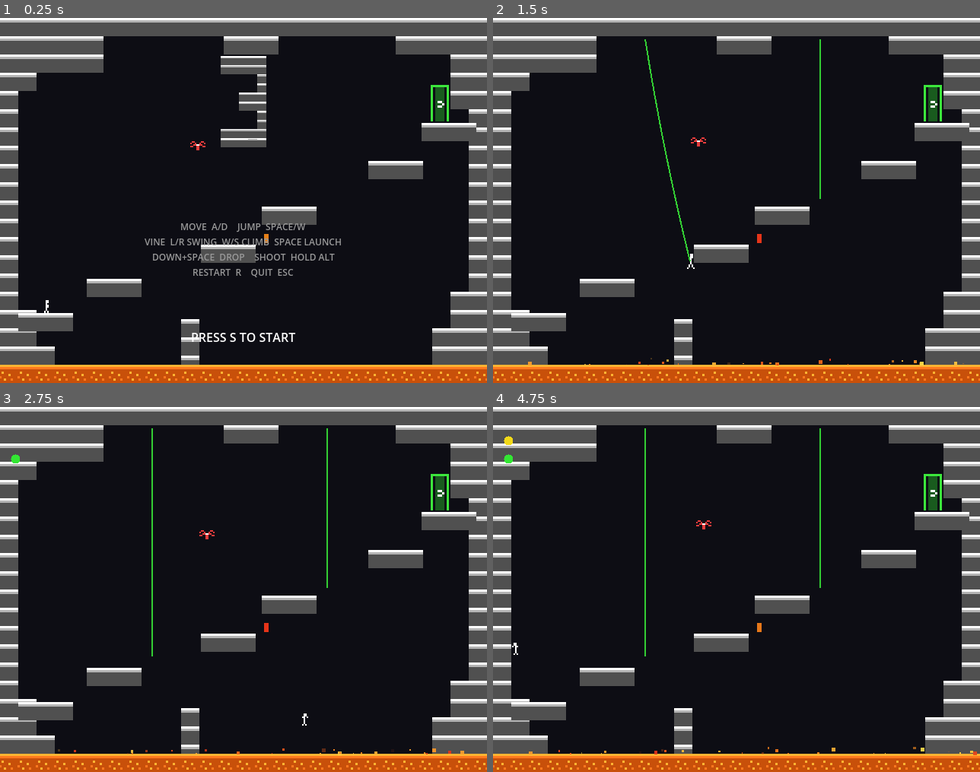
Above: before the commit, frames 1-4 (two rows, left to right).
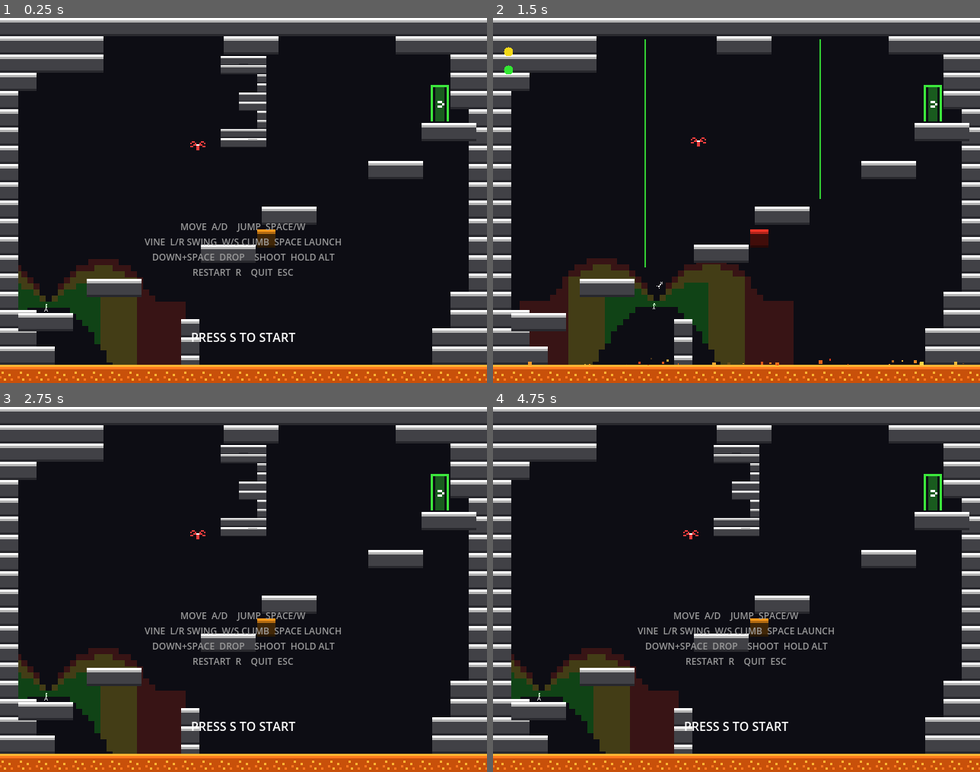
Above: after the commit, the same moments.

Repository: champrt78/3
Game: Godot game, scene res://scenes/rooms/room_01.tscn
Same seed, same stepped clock (60 frames per second), same inputs: the game is played once before the commit and once after it.
Inputs:
- Up to frame 1 (0.25 s): no input
- Up to frame 2 (1.5 s): tap S (move_down) at 0.5 s; hold D (move_right) 0.53-1.28 s; tap Space (jump) at 0.6, 0.77, 1.07 s; hold S (move_down) from 1.28 s (still down); tap Enter (shoot) at 1.35 s
- Up to frame 3 (2.75 s): tap Space (jump) at 1.52, 1.55, 1.82, 2.1 s; release S (move_down) at 2.03 s; hold D (move_right) from 2.03 s (still down)
- Up to frame 4 (4.75 s): tap S (move_down) at 2.75, 3.5 s; release D (move_right) at 2.78 s; hold W (move_up) 2.78-3.53 s; tap Enter (shoot) at 2.85, 4.35 s; tap Space (jump) at 3.02, 3.05, 3.32, 3.6, 3.77, 4.07, 4.52, 4.55 s; hold A (move_left) from 3.53 s (still down)

The runs differ from the first frame. In frame 1, 7.9% of the frame differs, in the area x 0-100%, y 4-95%; in frame 2, 12%; in frame 3, 11%; in frame 4, 11%.

Commit message:
Add tileset with slopes, jump tools, and switch improvements
- Add wall, edge, corner, pillar, and 4 slope tiles to tileset
- Create jump_cone.gd (player) and jump_marker.gd (platform) for jump reachability visualization
- Fix arrow.gd gravity redefinition (use Area2D built-in)
- Fix player collision shape (7x10) and add sprite texture
- Resize switch to 2x4, add yellow/red flash at 2 blinks/sec, green on activate
- Match platform tile body color to corner tiles (65,65,70) with dark bottom row

Co-Authored-By: Claude Opus 4.6 <noreply@anthropic.com>

Diff:
--- /dev/null
+++ b/assets/tileset.tres
@@ -0,0 +1,110 @@
+[gd_resource type="TileSet" format=3 uid="uid://bw1cqik7g56wk"]
+
+[ext_resource type="Texture2D" uid="uid://fx2631rcl1d" path="res://assets/sprites/platform_tile.png" id="1"]
+[ext_resource type="Texture2D" uid="uid://o2otjku603ie" path="res://assets/sprites/wall_tile.png" id="2"]
+[ext_resource type="Texture2D" uid="uid://ctm3dok5ve1bc" path="res://assets/sprites/edge_tile.png" id="3"]
+[ext_resource type="Texture2D" uid="uid://cojeqjpff3ixe" path="res://assets/sprites/lava_tile.png" id="4"]
+[ext_resource type="Texture2D" uid="uid://h8yvujv6ytpl" path="res://assets/sprites/pillar_top.png" id="5"]
+[ext_resource type="Texture2D" uid="uid://4px1rfeb7e3j" path="res://assets/sprites/pillar_mid.png" id="6"]
+[ext_resource type="Texture2D" uid="uid://bcb22nmf6k27l" path="res://assets/sprites/pillar_bottom.png" id="7"]
+[ext_resource type="Texture2D" uid="uid://crsvlpkt02jap" path="res://assets/sprites/corner_top_left.png" id="8"]
+[ext_resource type="Texture2D" uid="uid://cfr0rmocsarsg" path="res://assets/sprites/corner_top_right.png" id="9"]
+[ext_resource type="Texture2D" uid="uid://iynn42dxdwpv" path="res://assets/sprites/edge_slope_right.png" id="10"]
+[ext_resource type="Texture2D" uid="uid://hvtgaphjccim" path="res://assets/sprites/edge_slope_left.png" id="11"]
+[ext_resource type="Texture2D" uid="uid://c8sp4eq656dc0" path="res://assets/sprites/edge_slope_right_bottom.png" id="12"]
+[ext_resource type="Texture2D" uid="uid://d4e4xwmcs2o81" path="res://assets/sprites/edge_slope_left_bottom.png" id="13"]
+
+[sub_resource type="TileSetAtlasSource" id="TileSetAtlasSource_platform"]
+texture = ExtResource("1")
+texture_region_size = Vector2i(8, 8)
+0:0/0 = 0
+0:0/0/physics_layer_0/polygon_0/points = PackedVector2Array(-4, -4, 4, -4, 4, 4, -4, 4)
+
+[sub_resource type="TileSetAtlasSource" id="TileSetAtlasSource_wall"]
+texture = ExtResource("2")
+texture_region_size = Vector2i(8, 8)
+0:0/0 = 0
+0:0/0/physics_layer_0/polygon_0/points = PackedVector2Array(-4, -4, 4, -4, 4, 4, -4, 4)
+
+[sub_resource type="TileSetAtlasSource" id="TileSetAtlasSource_slope_left"]
+texture = ExtResource("11")
+texture_region_size = Vector2i(8, 8)
+0:0/0 = 0
+0:0/0/physics_layer_0/polygon_0/points = PackedVector2Array(-4, -4, 4, 4, -4, 4)
+
+[sub_resource type="TileSetAtlasSource" id="TileSetAtlasSource_slope_right_bottom"]
+texture = ExtResource("12")
+texture_region_size = Vector2i(8, 8)
+0:0/0 = 0
+0:0/0/physics_layer_0/polygon_0/points = PackedVector2Array(-4, -4, 4, -4, -4, 4)
+
+[sub_resource type="TileSetAtlasSource" id="TileSetAtlasSource_slope_left_bottom"]
+texture = ExtResource("13")
+texture_region_size = Vector2i(8, 8)
+0:0/0 = 0
+0:0/0/physics_layer_0/polygon_0/points = PackedVector2Array(-4, -4, 4, -4, 4, 4)
+
+[sub_resource type="TileSetAtlasSource" id="TileSetAtlasSource_edge"]
+texture = ExtResource("3")
+texture_region_size = Vector2i(8, 8)
+0:0/0 = 0
+0:0/0/physics_layer_0/polygon_0/points = PackedVector2Array(-4, -4, 4, -4, 4, 4, -4, 4)
+
+[sub_resource type="TileSetAtlasSource" id="TileSetAtlasSource_lava"]
+texture = ExtResource("4")
+texture_region_size = Vector2i(8, 8)
+0:0/0 = 0
+
+[sub_resource type="TileSetAtlasSource" id="TileSetAtlasSource_pillar_top"]
+texture = ExtResource("5")
+texture_region_size = Vector2i(8, 8)
+0:0/0 = 0
+0:0/0/physics_layer_0/polygon_0/points = PackedVector2Array(-4, -4, 4, -4, 4, 4, -4, 4)
+
+[sub_resource type="TileSetAtlasSource" id="TileSetAtlasSource_pillar_mid"]
+texture = ExtResource("6")
+texture_region_size = Vector2i(8, 8)
+0:0/0 = 0
+0:0/0/physics_layer_0/polygon_0/points = PackedVector2Array(-4, -4, 4, -4, 4, 4, -4, 4)
+
+[sub_resource type="TileSetAtlasSource" id="TileSetAtlasSource_pillar_bottom"]
+texture = ExtResource("7")
+texture_region_size = Vector2i(8, 8)
+0:0/0 = 0
+0:0/0/physics_layer_0/polygon_0/points = PackedVector2Array(-4, -4, 4, -4, 4, 4, -4, 4)
+
+[sub_resource type="TileSetAtlasSource" id="TileSetAtlasSource_corner_top_left"]
+texture = ExtResource("8")
+texture_region_size = Vector2i(8, 8)
+0:0/0 = 0
+0:0/0/physics_layer_0/polygon_0/points = PackedVector2Array(-4, -4, 4, -4, 4, 4, -4, 4)
+
+[sub_resource type="TileSetAtlasSource" id="TileSetAtlasSource_corner_top_right"]
+texture = ExtResource("9")
+texture_region_size = Vector2i(8, 8)
+0:0/0 = 0
+0:0/0/physics_layer_0/polygon_0/points = PackedVector2Array(-4, -4, 4, -4, 4, 4, -4, 4)
+
+[sub_resource type="TileSetAtlasSource" id="TileSetAtlasSource_slope_right"]
+texture = ExtResource("10")
+texture_region_size = Vector2i(8, 8)
+0:0/0 = 0
+0:0/0/physics_layer_0/polygon_0/points = PackedVector2Array(-4, 4, 4, -4, 4, 4)
+
+[resource]
+tile_size = Vector2i(8, 8)
+physics_layer_0/collision_layer = 2
+physics_layer_0/collision_mask = 0
+sources/0 = SubResource("TileSetAtlasSource_platform")
+sources/1 = SubResource("TileSetAtlasSource_wall")
+sources/2 = SubResource("TileSetAtlasSource_edge")
+sources/3 = SubResource("TileSetAtlasSource_lava")
+sources/4 = SubResource("TileSetAtlasSource_pillar_top")
+sources/5 = SubResource("TileSetAtlasSource_pillar_mid")
+sources/6 = SubResource("TileSetAtlasSource_pillar_bottom")
+sources/7 = SubResource("TileSetAtlasSource_corner_top_left")
+sources/8 = SubResource("TileSetAtlasSource_corner_top_right")
+sources/9 = SubResource("TileSetAtlasSource_slope_right")
+sources/10 = SubResource("TileSetAtlasSource_slope_left")
+sources/11 = SubResource("TileSetAtlasSource_slope_right_bottom")
+sources/12 = SubResource("TileSetAtlasSource_slope_left_bottom")
--- a/project.godot
+++ b/project.godot
@@ -8,11 +8,15 @@
 
 config_version=5
 
+[animation]
+
+compatibility/default_parent_skeleton_in_mesh_instance_3d=true
+
 [application]
 
 config/name="3"
 run/main_scene="res://scenes/rooms/room_01.tscn"
-config/features=PackedStringArray("4.4")
+config/features=PackedStringArray("4.6")
 
 [autoload]
 
--- a/scenes/player/arrow.gd
+++ b/scenes/player/arrow.gd
@@ -1,10 +1,9 @@
 extends Area2D
 
-const MAX_LIFETIME := 6.0
-const GRAVITY_MULT := 0.8  # gentle arc — travels far
+const MAX_LIFETIME := 3.0
 
 var launch_velocity := Vector2.ZERO
-var world_gravity: float = ProjectSettings.get_setting("physics/2d/default_gravity")
+
 var lifetime := 0.0
 
 func _ready() -> void:
@@ -13,7 +12,7 @@
 
 func _physics_process(delta: float) -> void:
 	# Gravity arc
-	launch_velocity.y += world_gravity * GRAVITY_MULT * delta
+	launch_velocity.y += gravity * delta
 	position += launch_velocity * delta
 
 	# Rotate arrow to match flight direction
@@ -29,20 +28,16 @@
 		body.kill()
 		queue_free()
 	elif body.is_in_group("world"):
-		AudioManager.play("arrow_hit_wall")
 		_alert_nearest_ghost()
 		queue_free()
 
 func _alert_nearest_ghost() -> void:
-	var ghosts: Array[Node] = get_tree().get_nodes_in_group("ghosts")
+	var ghosts := get_tree().get_nodes_in_group("ghosts")
 	if ghosts.is_empty():
 		return
 	var nearest: Node2D = null
 	var nearest_dist := INF
-	for i in ghosts.size():
-		var ghost: Node2D = ghosts[i] as Node2D
-		if not ghost:
-			continue
+	for ghost in ghosts:
 		var dist: float = global_position.distance_to(ghost.global_position)
 		if dist < nearest_dist:
 			nearest_dist = dist
@@ -51,10 +46,6 @@
 		nearest.alert()
 
 func _on_area_entered(area: Area2D) -> void:
-	if area.is_in_group("enemies"):
-		if area.has_method("kill"):
-			area.kill()
-		queue_free()
-	elif area.is_in_group("switches"):
+	if area.is_in_group("switches"):
 		area.activate()
 		queue_free()
--- /dev/null
+++ b/scenes/player/jump_cone.gd
@@ -0,0 +1,77 @@
+@tool
+extends Node2D
+
+const SPEED: float = 200.0
+const JUMP_VEL: float = -350.0
+const GRAVITY: float = 980.0
+const TILE: float = 8.0
+
+@export var show_cone: bool = true:
+	set(value):
+		show_cone = value
+		queue_redraw()
+
+func _process(_delta: float) -> void:
+	if Engine.is_editor_hint():
+		queue_redraw()
+
+func _draw() -> void:
+	if not show_cone:
+		return
+
+	var total_air_time: float = 2.0 * absf(JUMP_VEL) / GRAVITY
+	var max_range: int = 22
+	var max_fall: int = 15
+
+	var dx: int = -max_range
+	while dx <= max_range:
+		var gap_px: float = absf(float(dx)) * TILE
+		var time_to_cross: float = 0.0
+		if gap_px > 0.0:
+			time_to_cross = gap_px / SPEED
+
+		# Max height from jumping
+		var jump_h: float = 0.0
+		if time_to_cross <= total_air_time:
+			jump_h = -JUMP_VEL * time_to_cross - 0.5 * GRAVITY * time_to_cross * time_to_cross
+		var max_up: int = int(jump_h / TILE)
+
+		# Max depth from walking off edge (no jump, just fall)
+		var fall_h: float = 0.5 * GRAVITY * time_to_cross * time_to_cross
+		var max_down: int = int(fall_h / TILE)
+		if max_down > max_fall:
+			max_down = max_fall
+
+		# Fill from max_up (above) down to max_down (below)
+		var dy: int = -max_down
+		while dy <= max_up:
+			var difficulty: float = 0.0
+			var h_ratio: float = 0.0
+			if total_air_time > 0.0:
+				h_ratio = time_to_cross / total_air_time
+
+			if dy >= 0:
+				# Above: difficulty from height ratio
+				var v_ratio: float = 0.0
+				if jump_h > 0.0:
+					v_ratio = float(dy) * TILE / jump_h
+				difficulty = v_ratio
+				if h_ratio > difficulty:
+					difficulty = h_ratio
+			else:
+				# Below: easier the further down, but horizontal still matters
+				difficulty = h_ratio
+
+			var color: Color
+			if difficulty < 0.5:
+				color = Color(0.1, 0.9, 0.1, 0.25)
+			elif difficulty < 0.8:
+				color = Color(0.9, 0.8, 0.1, 0.25)
+			else:
+				color = Color(0.9, 0.2, 0.1, 0.2)
+
+			var rect_x: float = float(dx) * TILE
+			var rect_y: float = -float(dy) * TILE - TILE
+			draw_rect(Rect2(rect_x, rect_y, TILE, TILE), color)
+			dy += 1
+		dx += 1
--- a/scenes/player/player.tscn
+++ b/scenes/player/player.tscn
@@ -1,10 +1,11 @@
-[gd_scene load_steps=4 format=3]
+[gd_scene load_steps=5 format=3]
 
 [ext_resource type="Script" path="res://scenes/player/player.gd" id="1"]
 [ext_resource type="Texture2D" path="res://assets/sprites/player_idle.png" id="2"]
+[ext_resource type="Script" path="res://scenes/player/jump_cone.gd" id="3"]
 
 [sub_resource type="RectangleShape2D" id="1"]
-size = Vector2(10, 18)
+size = Vector2(7, 10)
 
 [node name="Player" type="CharacterBody2D"]
 collision_layer = 1
@@ -15,6 +16,9 @@
 shape = SubResource("1")
 
 [node name="Sprite2D" type="Sprite2D" parent="."]
-texture_filter = 0
 texture = ExtResource("2")
-scale = Vector2(2, 2)
+centered = false
+position = Vector2(-3, -5)
+
+[node name="JumpCone" type="Node2D" parent="."]
+script = ExtResource("3")
--- a/scenes/rooms/switch.gd
+++ b/scenes/rooms/switch.gd
@@ -5,46 +5,35 @@
 @export var move_duration := 0.5
 
 var activated := false
-var flash_timer := 0.0
-const FLASH_SPEED := 5.0
-# Size in screen pixels: 1/4 tile wide × 1/2 tile high (tile = 24px at 3x scale)
-const SWITCH_W := 6.0
-const SWITCH_H := 12.0
+var flash_time := 0.0
+const FLASH_SPEED := 4.0
+
+@onready var sprite: Sprite2D = $SwitchSprite
 
 func _ready() -> void:
 	add_to_group("switches")
-	# Override collision shape to match visual size
-	for child in get_children():
-		if child is CollisionShape2D:
-			var rect := RectangleShape2D.new()
-			rect.size = Vector2(SWITCH_W, SWITCH_H)
-			child.shape = rect
-	# Hide any child sprite — we draw ourselves
-	for child in get_children():
-		if child is Sprite2D:
-			child.visible = false
 
 func _process(delta: float) -> void:
-	if not activated:
-		flash_timer += delta
-		queue_redraw()
-
-func _draw() -> void:
-	var rect := Rect2(-SWITCH_W / 2, -SWITCH_H / 2, SWITCH_W, SWITCH_H)
 	if activated:
-		draw_rect(rect, Color(0.2, 0.9, 0.2))
+		return
+	# Flash between yellow and red (hard toggle)
+	flash_time += delta * FLASH_SPEED
+	if int(flash_time) % 2 == 0:
+		sprite.modulate = Color(1.0, 0.9, 0.15)
 	else:
-		var t := (sin(flash_timer * FLASH_SPEED) + 1.0) / 2.0
-		var color := Color(0.9, 0.2, 0.1).lerp(Color(0.9, 0.8, 0.1), t)
-		draw_rect(rect, color)
+		sprite.modulate = Color(1.0, 0.2, 0.15)
 
 func activate() -> void:
 	if activated:
 		return
 	activated = true
 	AudioManager.play("switch_click")
-	queue_redraw()
 
+	# Switch to green on state
+	sprite.texture = preload("res://assets/sprites/switch_on.png")
+	sprite.modulate = Color.WHITE
+
+	# Move the target platform
 	if target_path:
 		var target: Node = get_node(target_path)
 		if target:
--- /dev/null
+++ b/tools/jump_marker.gd
@@ -0,0 +1,77 @@
+@tool
+extends Node2D
+## Drop this on a platform edge to see jump reachability.
+
+const SPEED: float = 200.0
+const JUMP_VEL: float = -350.0
+const GRAVITY: float = 980.0
+const TILE: float = 8.0
+
+@export var show_reach: bool = true:
+	set(value):
+		show_reach = value
+		queue_redraw()
+
+func _process(_delta: float) -> void:
+	if Engine.is_editor_hint():
+		queue_redraw()
+
+func _draw() -> void:
+	if not show_reach:
+		return
+
+	var total_air_time: float = 2.0 * absf(JUMP_VEL) / GRAVITY
+	var max_range: int = 22
+	var max_fall: int = 15
+
+	var dx: int = -max_range
+	while dx <= max_range:
+		var gap_px: float = absf(float(dx)) * TILE
+		var time_to_cross: float = 0.0
+		if gap_px > 0.0:
+			time_to_cross = gap_px / SPEED
+
+		var jump_h: float = 0.0
+		if time_to_cross <= total_air_time:
+			jump_h = -JUMP_VEL * time_to_cross - 0.5 * GRAVITY * time_to_cross * time_to_cross
+		var max_up: int = int(jump_h / TILE)
+
+		var fall_h: float = 0.5 * GRAVITY * time_to_cross * time_to_cross
+		var max_down: int = int(fall_h / TILE)
+		if max_down > max_fall:
+			max_down = max_fall
+
+		var dy: int = -max_down
+		while dy <= max_up:
+			var difficulty: float = 0.0
+			var h_ratio: float = 0.0
+			if total_air_time > 0.0:
+				h_ratio = time_to_cross / total_air_time
+
+			if dy >= 0:
+				var v_ratio: float = 0.0
+				if jump_h > 0.0:
+					v_ratio = float(dy) * TILE / jump_h
+				difficulty = v_ratio
+				if h_ratio > difficulty:
+					difficulty = h_ratio
+			else:
+				difficulty = h_ratio
+
+			var color: Color
+			if difficulty < 0.5:
+				color = Color(0.1, 0.9, 0.1, 0.2)
+			elif difficulty < 0.8:
+				color = Color(0.9, 0.8, 0.1, 0.2)
+			else:
+				color = Color(0.9, 0.2, 0.1, 0.15)
+
+			var rect_x: float = float(dx) * TILE
+			var rect_y: float = -float(dy) * TILE - TILE
+			draw_rect(Rect2(rect_x, rect_y, TILE, TILE), color)
+			dy += 1
+		dx += 1
+
+	# Crosshair
+	draw_line(Vector2(-6, 0), Vector2(6, 0), Color.WHITE, 1.0)
+	draw_line(Vector2(0, -6), Vector2(0, 6), Color.WHITE, 1.0)
Binary file changed: assets/sprite_preview.png
Binary file added: assets/sprite_sheet_preview.png
Binary file added: assets/sprites/corner_top_left.png
Binary file added: assets/sprites/corner_top_right.png
Binary file added: assets/sprites/edge_slope_left.png
Binary file added: assets/sprites/edge_slope_left_bottom.png
Binary file added: assets/sprites/edge_slope_right.png
Binary file added: assets/sprites/edge_slope_right_bottom.png
Binary file added: assets/sprites/edge_tile.png
Binary file added: assets/sprites/pillar_bottom.png
Binary file added: assets/sprites/pillar_mid.png
Binary file added: assets/sprites/pillar_top.png
(and 6 more such lines)
